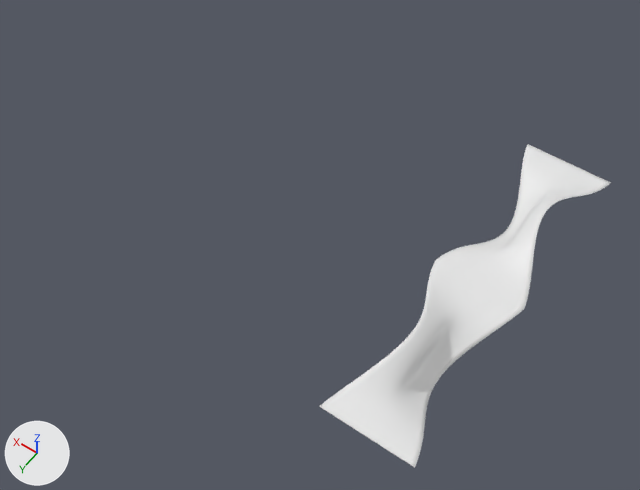
Before and after pictures for a commit that changed the Blender file Content/Assets/Tron_WibbleWobbly.blend.
Camera for both pictures: a 50 mm lens placed at (-40.4, 169.1, 170.9), pointed at (40.4, 56.0, -6.7). The lights are fixed; the arrows at lower left show +X, +Y and +Z.
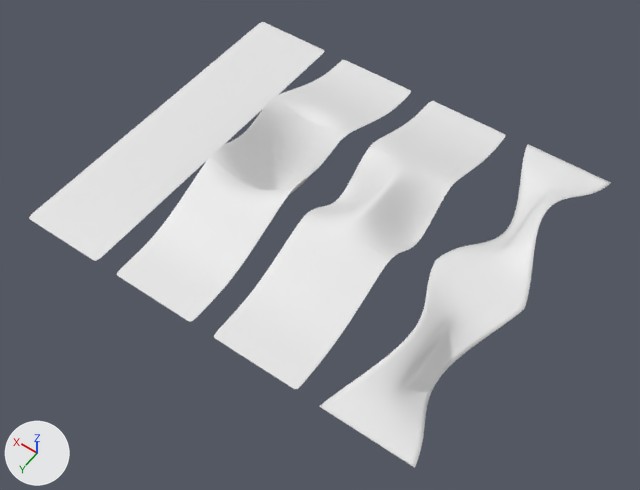
What differs and where, as boxes (x1, y1, x2, y2) in the pictures (640 x 490 px):
'Plane.002', added
    after: (214, 101, 506, 389)
'Plane.003', added
    after: (117, 60, 411, 322)
'Plane.004', added
    after: (29, 22, 324, 261)

The change, as a list of edits to the scene's bpy script:
```text
Add me_plane_004:
    me_plane_004.from_pydata(...)  # 484 vertices, 441 faces; spans x -12.0..12.0, y 0.0..96.0, z 0.0
    me_plane_004.polygons.foreach_set('use_smooth', [True] * 441)
Add me_plane_003:
    me_plane_003.from_pydata(...)  # 484 vertices, 441 faces; spans x -12.0..12.0, y 0.0..96.0, z -10.4..10.3
    me_plane_003.polygons.foreach_set('use_smooth', [True] * 441)
Add me_plane_002:
    me_plane_002.from_pydata(...)  # 484 vertices, 441 faces; spans x -12.0..12.0, y 0.0..96.0, z 0.0..10.3
    me_plane_002.polygons.foreach_set('use_smooth', [True] * 441)
Add ob_plane_004:
    ob_plane_004 = bpy.data.objects.new('Plane.004', me_plane_004)
    ob_plane_004.location = (90.0, 0.0, 0.0)
    _m = ob_plane_004.modifiers.new('Solidify', 'SOLIDIFY')
    _m.thickness = 0.1
    _m.nonmanifold_thickness_mode = 'FIXED'
    _m.nonmanifold_merge_threshold = 0.0003
    _m = ob_plane_004.modifiers.new('Subdivision', 'SUBSURF')
    _m.levels = 2
Add ob_plane_003:
    ob_plane_003 = bpy.data.objects.new('Plane.003', me_plane_003)
    ob_plane_003.location = (60.0, 0.0, 0.0)
    _m = ob_plane_003.modifiers.new('Solidify', 'SOLIDIFY')
    _m.thickness = 0.1
    _m.nonmanifold_thickness_mode = 'FIXED'
    _m.nonmanifold_merge_threshold = 0.0003
    _m = ob_plane_003.modifiers.new('Subdivision', 'SUBSURF')
    _m.levels = 2
Add ob_plane_002:
    ob_plane_002 = bpy.data.objects.new('Plane.002', me_plane_002)
    ob_plane_002.location = (30.0, 0.0, 0.0)
    _m = ob_plane_002.modifiers.new('Solidify', 'SOLIDIFY')
    _m.thickness = 0.1
    _m.nonmanifold_thickness_mode = 'FIXED'
    _m.nonmanifold_merge_threshold = 0.0003
    _m = ob_plane_002.modifiers.new('Subdivision', 'SUBSURF')
    _m.levels = 2
```
